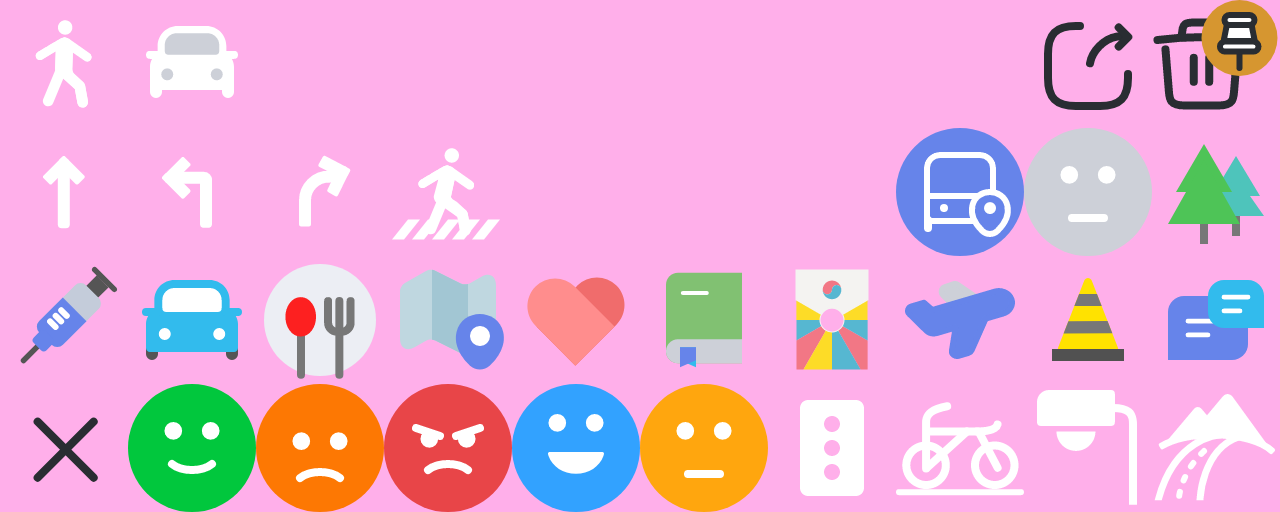
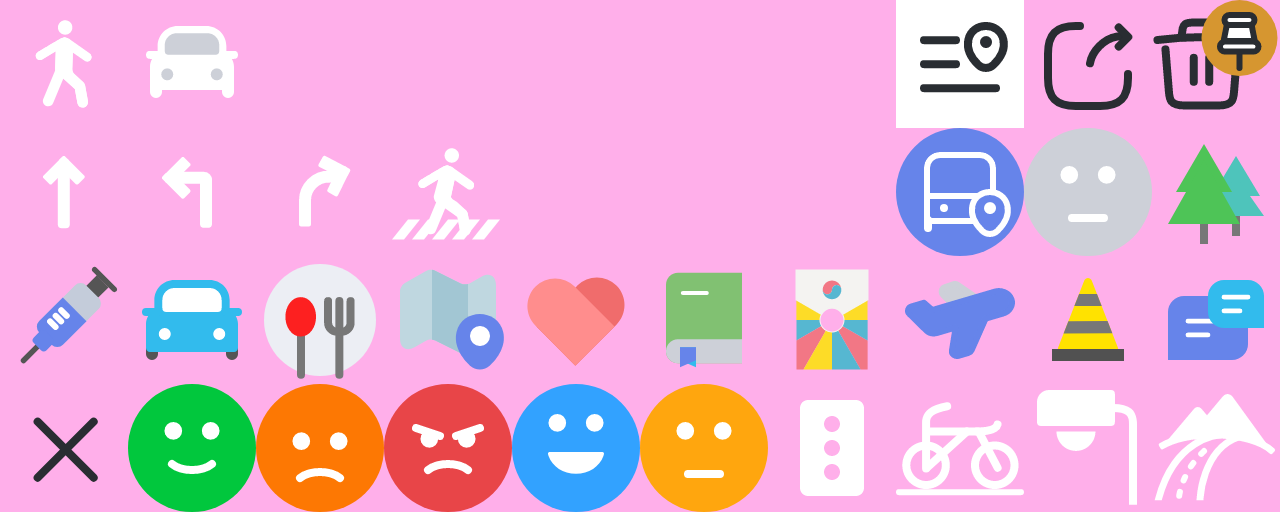
Layers edited between the first and the second (1280, 512) image:
added layer "레이어 4" in group "Group 1" over [left=896, top=0, right=1024, bottom=128]
